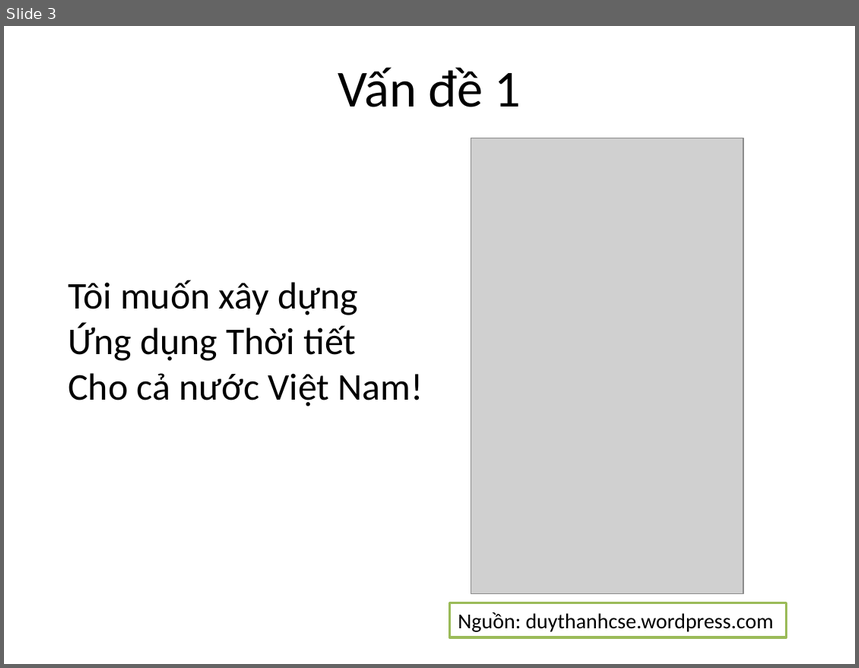
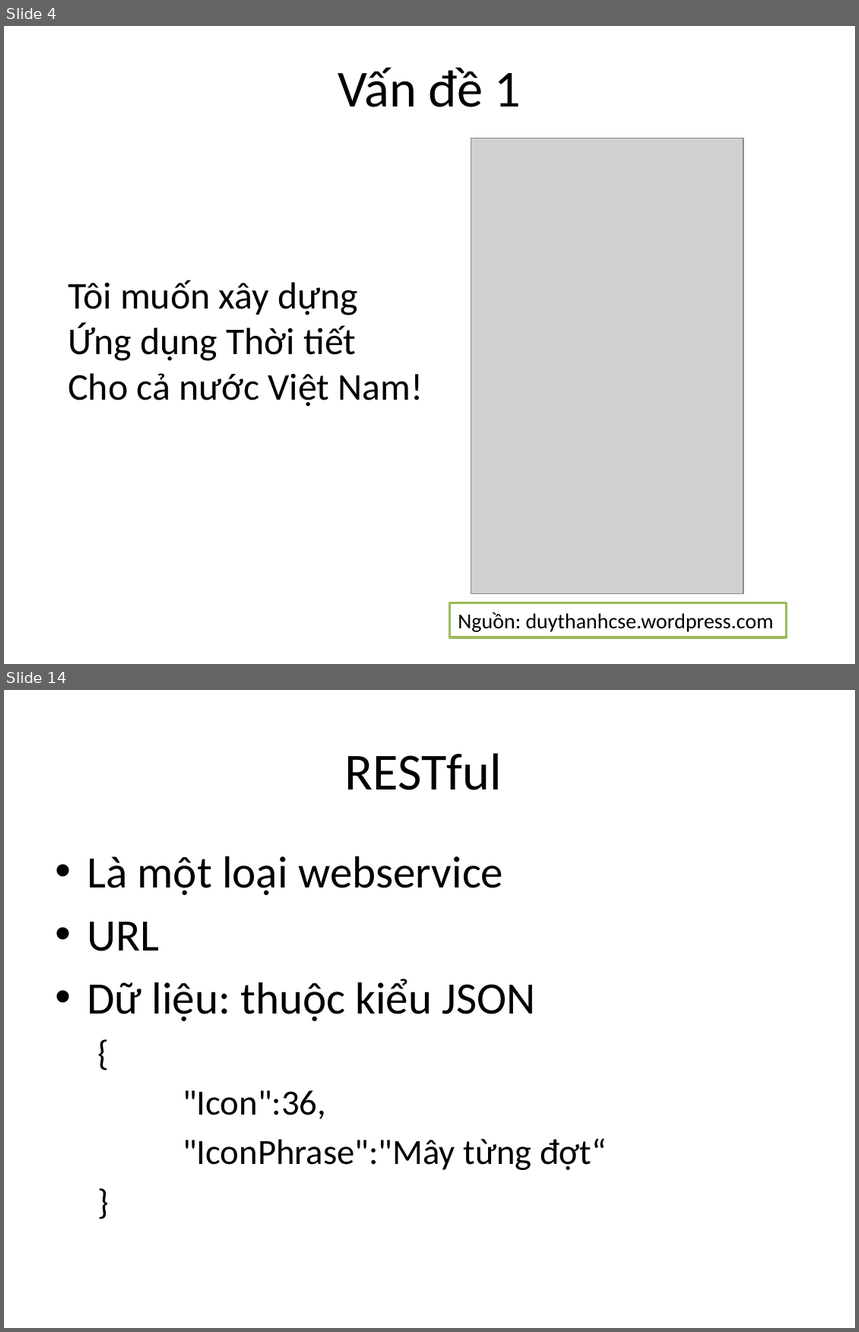
Before and after one commit to phithanh97cs/T3H, a slide deck: Other/Free/Làm web thật đơn giản với Web Service và Spring.pptx. Shown one above the other, each under a label of ours: slide 3 before the commit, slides 4 and 14 after it; the slides between them are not shown. The pictures are 859x668 and 859x1332 pixels, drawn with LibreOffice and Linux fonts; fonts in the diff are those of the drawing; grey boxes stand for pictures. Boxes give left, top, right and bottom in pixels: in the first picture for what was removed or moved away, otherwise in the second. Text is boxed around its words. In the diff, an @@ line names an element or a change of style, - is before the commit and + after.

```diff
--- a/Other/Free/Làm web thật đơn giản với Web Service và Spring.pptx
+++ b/Other/Free/Làm web thật đơn giản với Web Service và Spring.pptx
@@ slide 14 added at bbox=[4, 690, 855, 1328], background #FFFFFF @@
@@ title added at bbox=[345, 753, 503, 790], 44 pt, text #000000 @@
+RESTful
@@ text added at bbox=[87, 856, 607, 1170], 38 pt, text #000000 @@
+• Là một loại webservice
+• URL
+• Dữ liệu: thuộc kiểu JSON
+  {
+  "Icon":36,
+  "IconPhrase":"Mây từng đợt“
+  }
@@ what was slide 3 is now slide 4 @@
```
Also in this commit, not shown: 7 slides changed, 13 other slides added, 3 slides removed, 2 other files.
